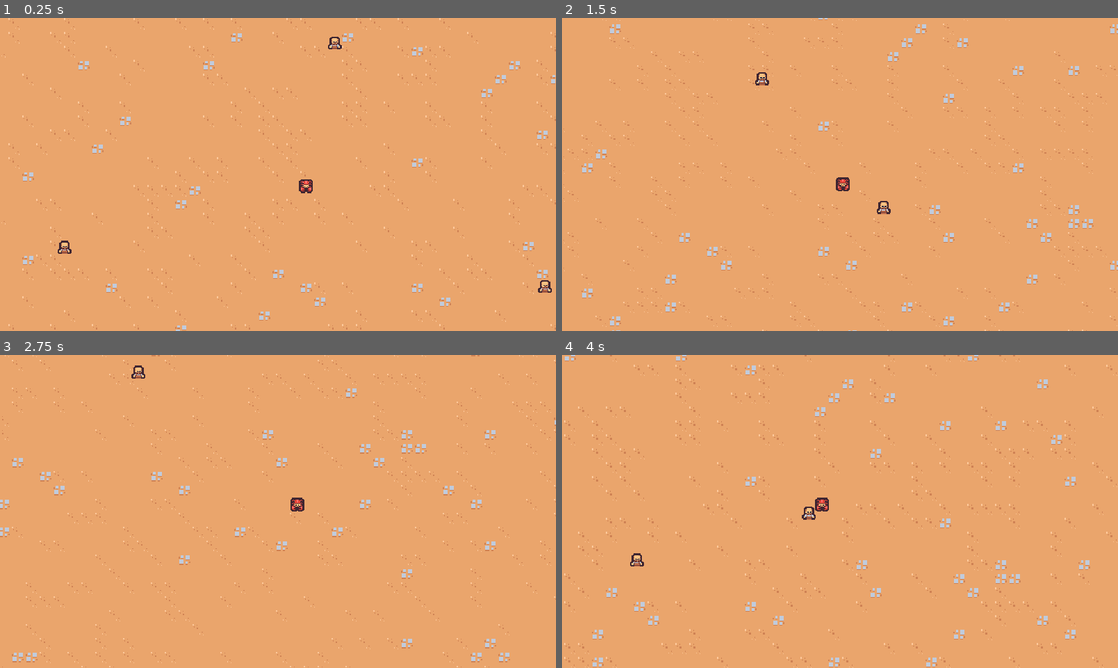
Above: before the commit, frames 1-4 (two rows, left to right).
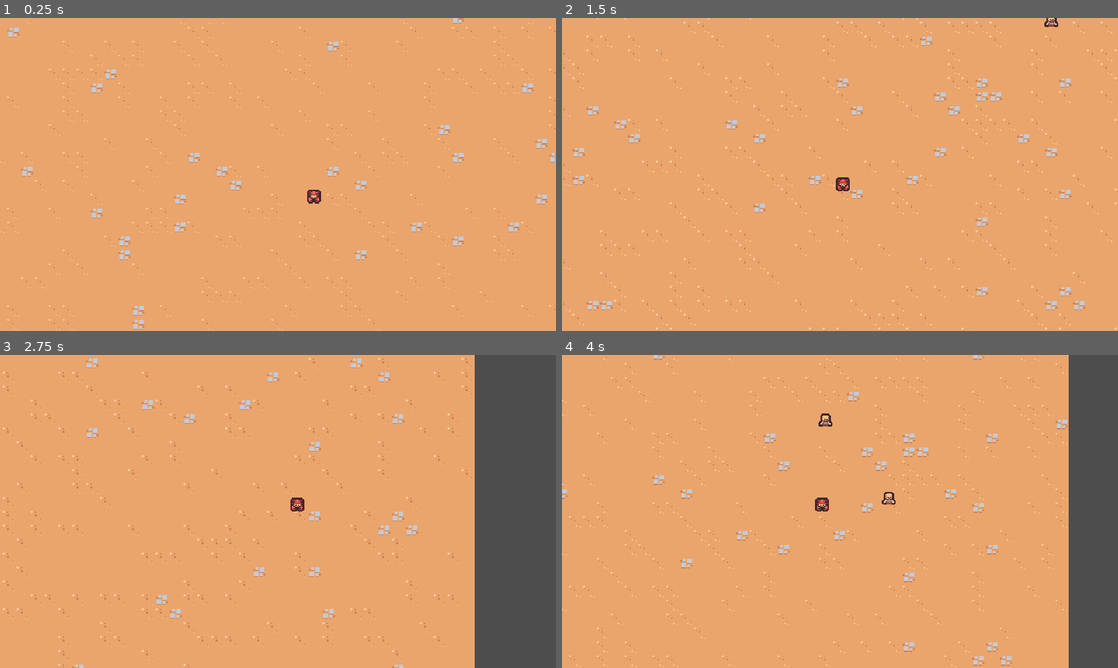
Above: after the commit, the same moments.

Repository: Dommss/2DSurvivorsCourse
Game: Godot game, scene res://scenes/main/main.tscn
Same seed, same stepped clock (60 frames per second), same inputs: the game is played once before the commit and once after it.
Inputs:
- Up to frame 1 (0.25 s): no input
- Up to frame 2 (1.5 s): hold D (move_right) 0.53-1.28 s; hold S (move_down) from 1.28 s (still down)
- Up to frame 3 (2.75 s): release S (move_down) at 2.03 s; hold D (move_right) from 2.03 s (still down)
- Up to frame 4 (4 s): release D (move_right) at 2.78 s; hold W (move_up) 2.78-3.53 s; hold A (move_left) from 3.53 s (still down)

The runs differ from the first frame. In frame 1, 4.2% of the frame differs, in the area x 0-100%, y 0-100%; in frame 2, 4.8%; in frame 3, 18%; in frame 4, 13%.

Commit message:
basic enemy spawner created

Diff:
--- a/project.godot
+++ b/project.godot
@@ -14,6 +14,10 @@
 run/main_scene="res://scenes/main/main.tscn"
 config/features=PackedStringArray("4.1", "Forward Plus")
 config/icon="res://icon.svg"
+
+[debug]
+
+gdscript/warnings/unused_parameter=0
 
 [display]
 
@@ -63,3 +67,4 @@
 [rendering]
 
 textures/canvas_textures/default_texture_filter=0
+2d/snap/snap_2d_transforms_to_pixel=true
--- a/scenes/main/main.tscn
+++ b/scenes/main/main.tscn
@@ -1,11 +1,13 @@
 [gd_scene load_steps=5 format=3 uid="uid://br6ltvfygvksh"]
 
+[ext_resource type="PackedScene" uid="uid://dod467nj3ao68" path="res://scenes/manager/enemy_manager.tscn" id="1_bik3w"]
 [ext_resource type="PackedScene" uid="uid://c2jkcj4oxsdw2" path="res://scenes/player/player.tscn" id="1_gdhny"]
 [ext_resource type="TileSet" uid="uid://c1fbdngxwpo85" path="res://resources/tileset.tres" id="1_vnbna"]
 [ext_resource type="PackedScene" uid="uid://dmvi8u22dibgq" path="res://scenes/game_camera/game_camera.tscn" id="1_y277b"]
-[ext_resource type="PackedScene" uid="uid://bxrctd0t8c87u" path="res://scenes/basic_enemy/basic_enemy.tscn" id="4_7qm23"]
 
 [node name="Main" type="Node"]
+
+[node name="EnemyManager" parent="." instance=ExtResource("1_bik3w")]
 
 [node name="GameCamera" parent="." instance=ExtResource("1_y277b")]
 
@@ -15,13 +17,4 @@
 layer_0/tile_data = PackedInt32Array(0, 0, 4, 65536, 0, 4, 131072, 0, 4, 131073, 0, 4, 65537, 0, 4, 1, 0, 4, 131074, 0, …(48011 unchanged characters)…
 
 [node name="Player" parent="." instance=ExtResource("1_gdhny")]
-position = Vector2(392, 251)
-
-[node name="BasicEnemy" parent="." instance=ExtResource("4_7qm23")]
-position = Vector2(428, 68)
-
-[node name="BasicEnemy2" parent="." instance=ExtResource("4_7qm23")]
-position = Vector2(96, 326)
-
-[node name="BasicEnemy3" parent="." instance=ExtResource("4_7qm23")]
-position = Vector2(684, 374)
+position = Vector2(498, 397)
--- /dev/null
+++ b/scenes/manager/enemy_manager.gd
@@ -0,0 +1,21 @@
+extends Node
+
+const SPAWN_RADIUS = 375
+
+@export var basic_enemy_scene: PackedScene
+
+func _ready():
+	$Timer.timeout.connect(on_timer_timeout)
+
+
+func on_timer_timeout():
+	var player = get_tree().get_first_node_in_group("player") as Node2D
+	if player == null:
+		return
+
+	var random_direction = Vector2.RIGHT.rotated(randf_range(0, TAU))
+	var spawn_position = player.global_position + (random_direction) * SPAWN_RADIUS
+
+	var enemy = basic_enemy_scene.instantiate() as Node2D
+	get_parent().add_child(enemy)
+	enemy.global_position = spawn_position
--- /dev/null
+++ b/scenes/manager/enemy_manager.tscn
@@ -0,0 +1,11 @@
+[gd_scene load_steps=3 format=3 uid="uid://dod467nj3ao68"]
+
+[ext_resource type="Script" path="res://scenes/manager/enemy_manager.gd" id="1_fb60h"]
+[ext_resource type="PackedScene" uid="uid://bxrctd0t8c87u" path="res://scenes/basic_enemy/basic_enemy.tscn" id="2_daxe1"]
+
+[node name="EnemyManager" type="Node"]
+script = ExtResource("1_fb60h")
+basic_enemy_scene = ExtResource("2_daxe1")
+
+[node name="Timer" type="Timer" parent="."]
+autostart = true
